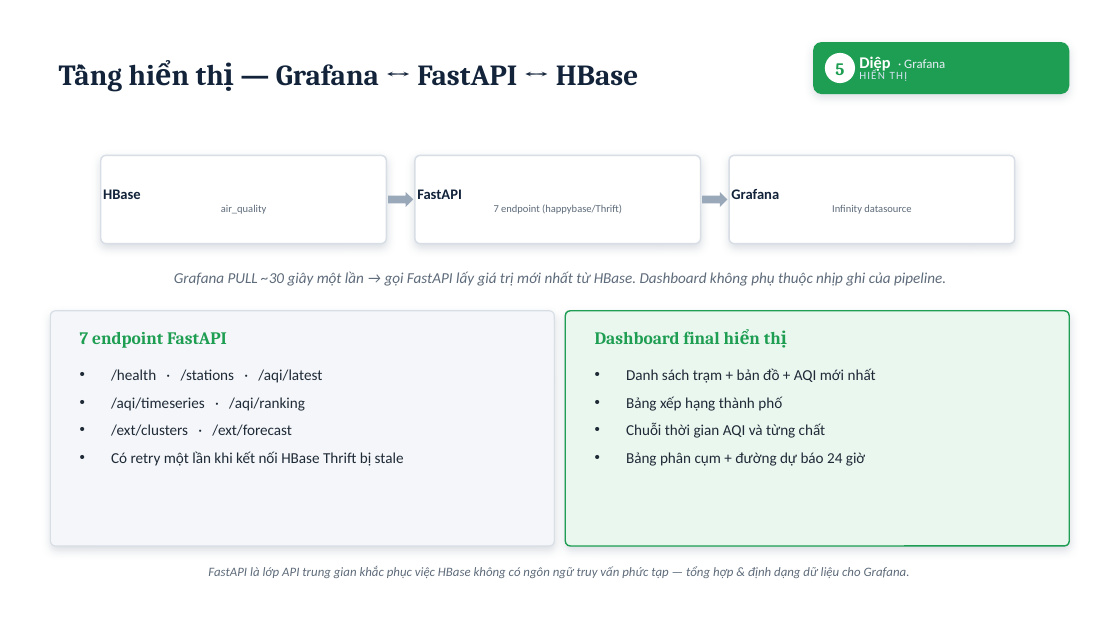
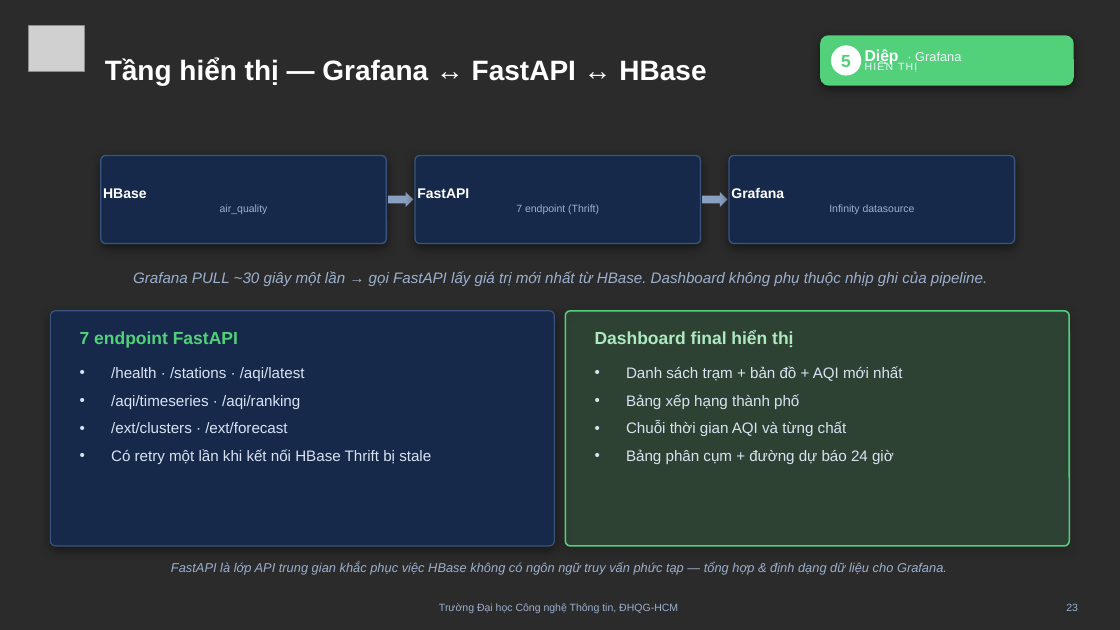
Before and after one commit to khuyn110400/big-data-aqi, a slide deck: slide 23 of docs/slides/Slide_ThuyetTrinh_AQI.pptx (slide 22 before the commit). Drawn at 1120x630 pixels with LibreOffice and Linux fonts; fonts in the diff are those of the drawing; grey boxes stand for pictures; background and template pictures are left out; a plain dark background stands for a picture behind light text. Boxes give left, top, right and bottom in pixels: in the first picture for what was removed or moved away, otherwise in the second. Text is boxed around its words. In the diff, an @@ line names an element or a change of style, - is before the commit and + after.

```diff
--- a/docs/slides/Slide_ThuyetTrinh_AQI.pptx
+++ b/docs/slides/Slide_ThuyetTrinh_AQI.pptx
@@ background #FFFFFF to picture (left out) @@
@@ picture added at box(29, 25, 84, 71) @@
@@ text "Tầng hiển thị — Grafana ...": place and size @@
-text "Tầng hiển thị — Grafana ..." at box(276, 64, 639, 86)
+text "Tầng hiển thị — Grafana ..." at box(105, 58, 706, 85)
@@ text "Tầng hiển thị — Grafana ..." at box(105, 58, 706, 85): size 25 to 24 pt, font Cambria to Arial, text colour #12233A to #FFFFFF @@
@@ rounded rectangle: place and size @@
-rounded rectangle at box(813, 42, 1070, 94)
+rounded rectangle at box(820, 35, 1074, 86)
@@ rounded rectangle at box(820, 35, 1074, 86): fill #1E9E52 to #53D07A; shadow changed; proportions changed @@
@@ text "5" at box(841, 55, 851, 67): font Cambria to Arial, text colour #1E9E52 to #53D07A @@
@@ 2 texts, 1 ellipse: place and size @@
-2 texts, 1 ellipse at box(825, 53, 907, 83)
+2 texts, 1 ellipse at box(831, 45, 917, 76)
@@ text "Diệp · Grafana": place and size @@
-text "Diệp · Grafana" at box(859, 56, 890, 73)
+text "Diệp · Grafana" at box(865, 49, 899, 65)
@@ text "Diệp · Grafana" at box(865, 49, 899, 65): size 14 to 13.5 pt in "Diệp"; font Calibri to Arial; text colour #E8EEF6 to #F2F7FF in "· Grafana" @@
@@ text "HIỂN THỊ" at box(865, 62, 917, 72): size 9.5 to 9 pt, font Calibri to Arial, text colour #D6E2F2 to #EAF2FF @@
@@ text "HBase air_quality" at box(103, 188, 268, 214): size 12.5 to 12 pt, text colour #12233A to #FFFFFF in "HBase"; font Calibri to Arial; text colour #5E6B7A to #9BB0CE in "air_quality" @@
@@ text "Grafana Infinity datasource" at box(731, 188, 915, 214): size 12.5 to 12 pt, text colour #12233A to #FFFFFF in "Grafana"; font Calibri to Arial; text colour #5E6B7A to #9BB0CE in "Infinity datasource" @@
@@ fill #FFFFFF to #16294A; outline #D8DEE6 1.25 pt to #3A557F 1.1 pt; shadow changed in 3 elements at box(101, 155, 386, 244), box(415, 155, 701, 244), box(729, 155, 1015, 244) @@
@@ right arrow at box(388, 192, 413, 208): fill #9AA9BA to #8AA0C0 @@
@@ text at box(417, 188, 599, 214): text changed; font Calibri to Arial; text colour #5E6B7A to #9BB0CE @@
-FastAPI
-7 endpoint (happybase/Thrift)
+FastAPI
+7 endpoint (Thrift)
@@ right arrow at box(702, 192, 728, 208): fill #9AA9BA to #8AA0C0 @@
@@ text "Grafana PULL ~30 giây một ..." at box(133, 271, 987, 286): font Calibri to Arial, text colour #5E6B7A to #9BB0CE @@
@@ rounded rectangle at box(50, 311, 555, 546): fill #F4F6F9 to #16294A; outline #D8DEE6 1 pt to #3A557F 1 pt; shadow changed @@
@@ text "7 endpoint FastAPI" at box(80, 331, 238, 348): font Cambria to Arial, text colour #1E9E52 to #53D07A @@
@@ rounded rectangle at box(565, 311, 1070, 546): fill #EAF7EF to #53D07A at 16% opacity; outline #D8DEE6 1 pt to #53D07A 1.3 pt; shadow changed @@
@@ rounded rectangle removed at box(565, 311, 1070, 546) @@
@@ text "Dashboard final hiển thị" at box(595, 331, 793, 347): font Cambria to Arial, text colour #1E9E52 to #AEE9C1 @@
@@ text "/health · /stations · /aqi/latest" at box(111, 367, 431, 464): font Calibri to Arial, text colour #1F2A37 to #D8E2F1 @@
@@ text "Danh sách trạm + bản ..." at box(626, 366, 902, 464): font Calibri to Arial, text colour #1F2A37 to #D8E2F1 @@
@@ text "FastAPI là lớp API trung ..." at box(171, 561, 947, 574): font Calibri to Arial, text colour #5E6B7A to #9BB0CE @@
@@ text added at box(439, 603, 678, 613), 9 pt, text #9BB0CE @@
+Trường Đại học Công nghệ Thông tin, ĐHQG-HCM
@@ text added at box(1066, 603, 1078, 611), 9 pt, text #9BB0CE @@
+23
```
Also in this commit, not shown: 25 other slides changed, 2 slides added.
